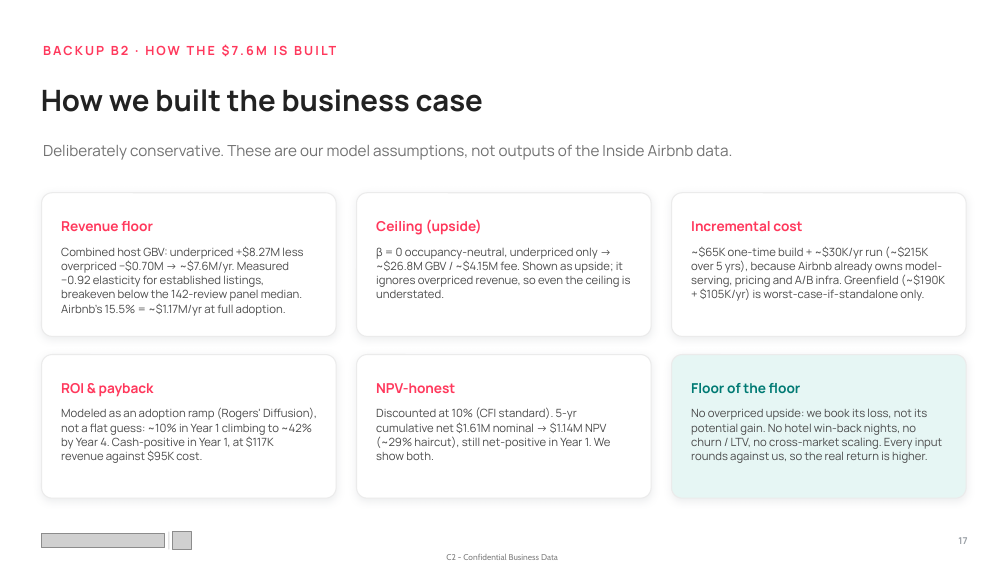
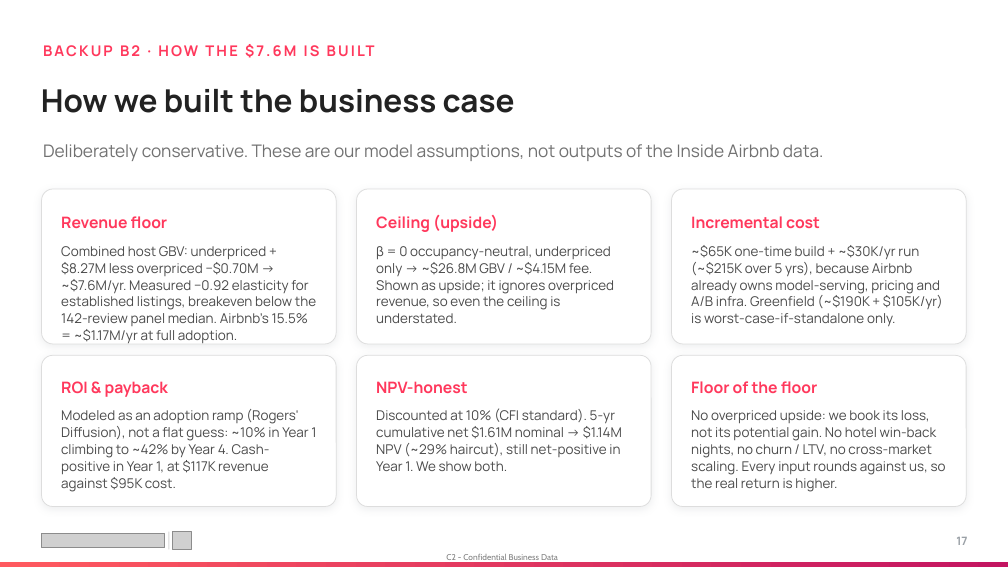
Before and after one commit to mkdn007/Cornell-Airbnb-Capstone, a slide deck: slide 17 of Airbnb Pricing Deck.pptx. Drawn at 1008x567 pixels with LibreOffice and Linux fonts; fonts in the diff are those of the drawing; grey boxes stand for pictures. Boxes give left, top, right and bottom in pixels: in the first picture for what was removed or moved away, otherwise in the second. Text is boxed around its words. In the diff, an @@ line names an element or a change of style, - is before the commit and + after.

```diff
--- a/Airbnb Pricing Deck.pptx
+++ b/Airbnb Pricing Deck.pptx
@@ text "BACKUP B2 · HOW THE ..." at (256,45,264,56): size 12 to 14 pt @@
@@ text "How we built the business ..." at (41,89,515,113): size 28 to 30 pt @@
@@ text "Deliberately conservative. These are our ..." at (43,144,824,161): size 14.5 to 16.5 pt @@
@@ rounded rectangle: place and size @@
-rounded rectangle at (42,193,337,337)
+rounded rectangle at (42,189,337,344)
@@ rounded rectangle: place and size @@
-rounded rectangle at (357,193,652,337)
+rounded rectangle at (357,189,652,344)
@@ rounded rectangle: place and size @@
-rounded rectangle at (671,193,966,337)
+rounded rectangle at (671,189,966,344)
@@ size 13 to 15 pt in 5 elements at (61,381,168,397), (376,381,467,393), (61,216,168,229), (376,215,498,232), (691,216,820,228) @@
@@ rounded rectangle: place and size @@
-rounded rectangle at (42,355,337,498)
+rounded rectangle at (42,355,337,507)
@@ outline #EBEBEB 1 pt to #DDDDDD 0.75 pt in 5 elements at (42,189,337,344), (357,189,652,344), (671,189,966,344), (42,355,337,507), (357,355,652,507) @@
@@ rounded rectangle: place and size @@
-rounded rectangle at (357,355,652,498)
+rounded rectangle at (357,355,652,507)
@@ rounded rectangle: place and size @@
-rounded rectangle at (671,355,966,498)
+rounded rectangle at (671,355,966,507)
@@ rounded rectangle at (671,355,966,507): fill #E6F6F4 to #FFFFFF; outline #EBEBEB 1 pt to #DDDDDD 0.75 pt @@
@@ text "Floor of the floor" at (691,381,818,394): size 13 to 15 pt, text colour #007A73 to #FF385C @@
@@ size 10.8 to 12.8 pt in 6 elements at (376,246,614,323), (61,246,316,344), (691,245,943,327), (61,409,316,492), (376,408,622,471), (691,410,946,492) @@
@@ text "17" at (956,537,967,545): size 9 to 11 pt @@
@@ rectangle added at (0,562,1008,567), fill gradient #FF595F to #C31561 @@
```
Also in this commit, not shown: 19 other slides changed, 2 slides added.
